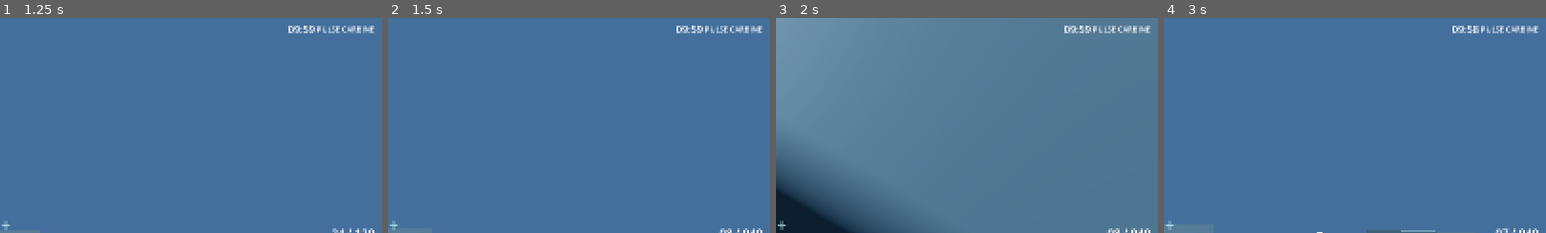
Above: before the commit, frames 1-4 (left to right).
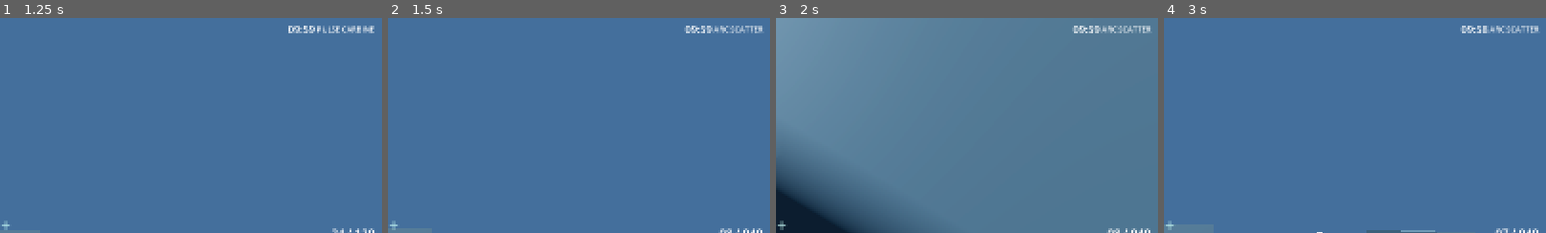
Above: after the commit, the same moments.

Repository: HazelTheSquirrel/Grimholt-Test
Game: Godot game, scene res://scenes/main.tscn
Same seed, same stepped clock (60 frames per second), same inputs: the game is played once before the commit and once after it.
Inputs (mouse positions are % of the whole screen's width and height, from its top left):
- Up to frame 1 (1.25 s): tap Enter at 0.5 s; move the mouse to (55, 50) at 0.52 s; press the mouse at (55, 50) at 0.53 s; hold W (move_forward) from 0.53 s (still down); tap Space (jump) at 0.77 s
- Up to frame 2 (1.5 s): keep holding W (move_forward); move the mouse to (45, 50) at 1.27 s; release the mouse at (45, 50) at 1.28 s; tap Q (switch_weapon) at 1.35 s
- Up to frame 3 (2 s): keep holding W (move_forward); tap Space (jump) at 1.52 s
- Up to frame 4 (3 s): keep holding W (move_forward); move the mouse to (52, 48) at 2.02 s; tap Ctrl at 2.1 s; tap Space (jump) at 2.75 s; move the mouse to (49, 52) at 2.77 s; tap C at 2.85 s; click (49, 52) at 2.92 s
The pictures show only the part of the screen within x 49-99%, y 2-52%; the shares and areas given below are measured in that part.

Frame 1 is identical in both runs. In frame 2, 0.5% of the frame differs, in the area x 75-98%, y 3-8%; in frame 3, 0.5%; in frame 4, 0.5%.

Commit message:
Bind active weapon changes to the HUD

Diff:
--- a/Grimholt/scripts/game/match_controller.gd
+++ b/Grimholt/scripts/game/match_controller.gd
@@ -41,6 +41,7 @@
 	player.global_position = Vector3(0, 1.1, 25)
 	player.pause_requested.connect(_toggle_pause)
 	player.hit_confirmed.connect(hud.show_hit_marker)
+	player.weapon_changed.connect(hud.set_weapon)
 	player.health_changed.connect(hud.set_health)
 	player.ammo_changed.connect(hud.set_ammo)
 	player.score_changed.connect(hud.set_score)
